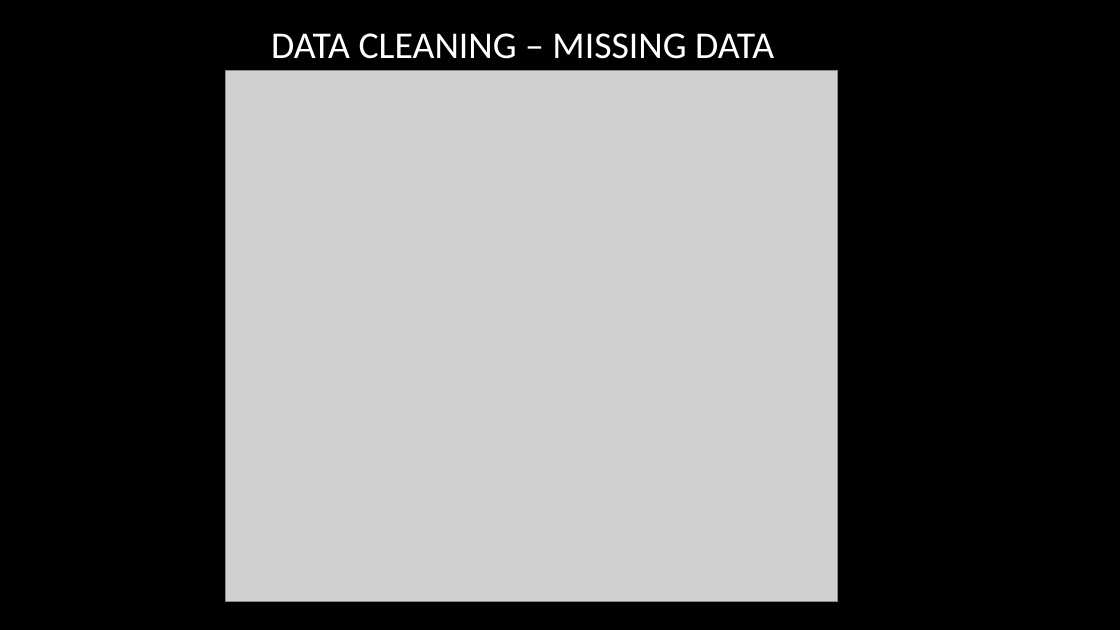
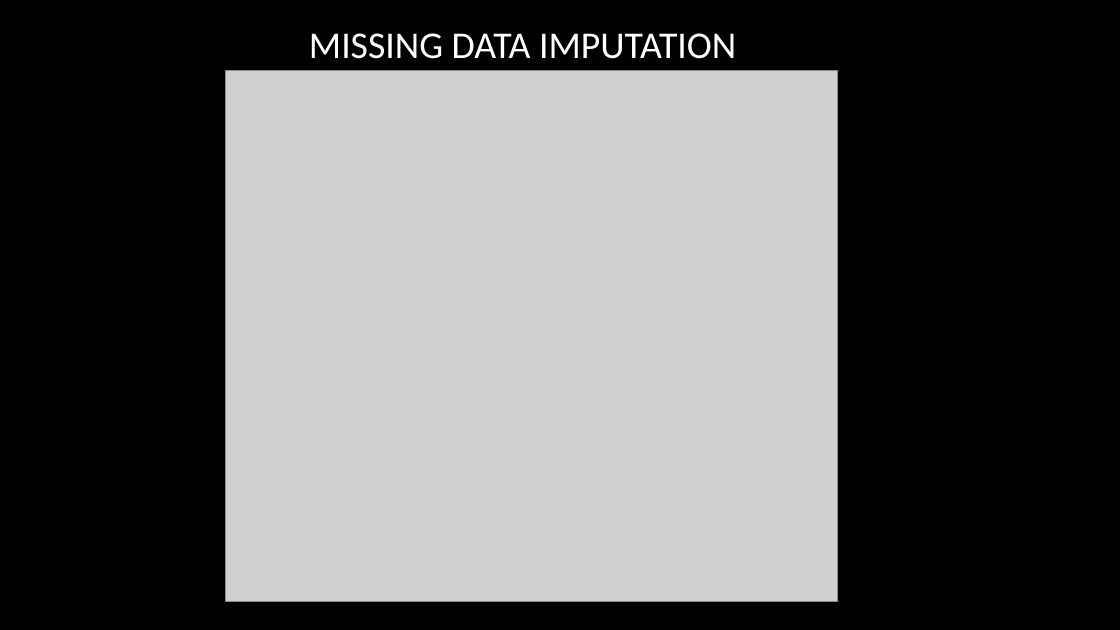
Before and after one commit to rajgupta-github/MachineLearning-with-Python, a slide deck: slide 5 of projects/PrudentialInsurancePrediction/MLFoundation Project - Insurance risk prediction.pptx. Drawn at 1120x630 pixels with LibreOffice and Linux fonts; fonts in the diff are those of the drawing; grey boxes stand for pictures; background and template pictures are left out. Boxes give left, top, right and bottom in pixels: in the first picture for what was removed or moved away, otherwise in the second. Text is boxed around its words. In the diff, an @@ line names an element or a change of style, - is before the commit and + after.

```diff
--- a/projects/PrudentialInsurancePrediction/MLFoundation Project - Insurance risk prediction.pptx
+++ b/projects/PrudentialInsurancePrediction/MLFoundation Project - Insurance risk prediction.pptx
@@ title at [309, 33, 736, 59]: text changed @@
-DATA CLEANING – MISSING DATA
+MISSING DATA IMPUTATION
```
Also in this commit, not shown: 4 other slides changed, 7 slides added, 5 other files.
